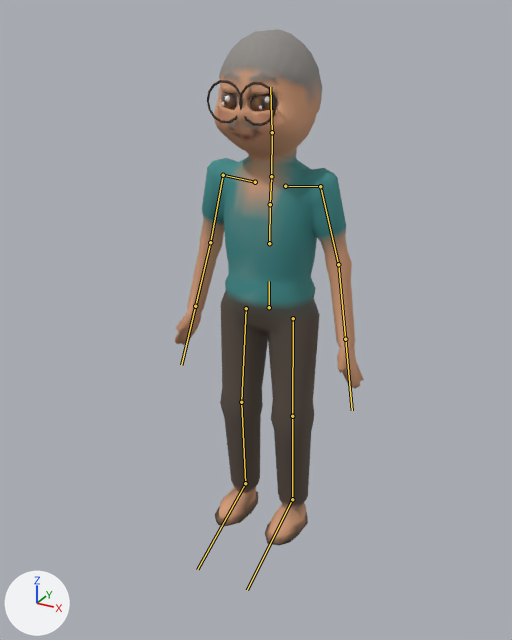
The glTF model assets/models/nguoi/chutu.glb: old version first, new version second.
One viewpoint serves both versions: a 50 mm camera at (0.961, -1.833, 1.66) aimed at (0.028, -0.138, 0.812). Every picture has the same lights, and +X, +Y and +Z are marked at lower left. The picture after the commit comes second. The bones that bend it are drawn over the model as lines.

Names of what the first picture shows: 'Nguoi_chutu'.
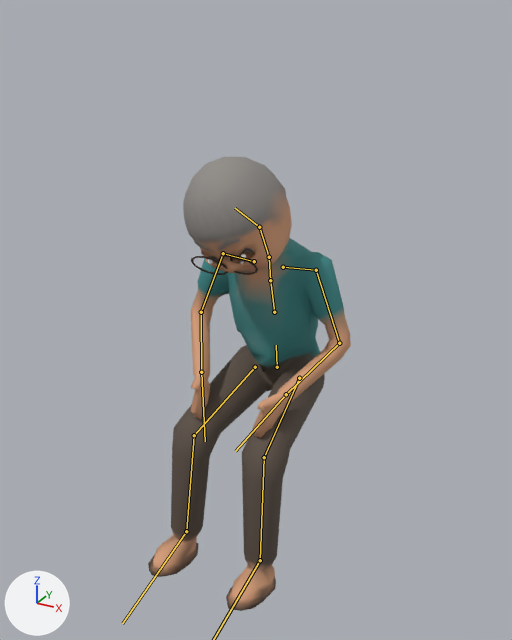
The newer file adds an action. The first version stands in its rest pose; the second is drawn at frame 1 of the action 'thuc_day'.

Location of each change, (x1, y1, x2, y2) in pixels of the pictures (512 x 640 px):
'Nguoi_chutu', posed (7% wider, 12% shorter): before (174, 29, 364, 546); after (148, 157, 351, 611)
bone 'hips', root to tip: before (269, 307) to (269, 281); after (277, 367) to (276, 345)
bone 'spine', root to tip: before (269, 243) to (270, 204); after (274, 312) to (270, 280)
bone 'chest', root to tip: before (270, 204) to (271, 177); after (270, 280) to (269, 257)
bone 'upperarm.L', root to tip: before (320, 186) to (338, 264); after (316, 270) to (339, 343)
bone 'forearm.L', root to tip: before (338, 264) to (345, 339); after (339, 343) to (286, 394)
bone 'hand.L', root to tip: before (345, 339) to (352, 410); after (286, 394) to (235, 451)
bone 'upperarm.R', root to tip: before (223, 175) to (210, 242); after (223, 253) to (201, 312)
bone 'forearm.R', root to tip: before (210, 242) to (195, 306); after (201, 312) to (201, 372)
bone 'hand.R', root to tip: before (195, 306) to (181, 365); after (201, 372) to (205, 441)
bone 'neck', root to tip: before (271, 176) to (272, 132); after (269, 257) to (259, 227)
bone 'head', root to tip: before (272, 132) to (270, 87); after (259, 227) to (235, 208)
bone 'thigh.L', root to tip: before (293, 318) to (292, 416); after (299, 378) to (264, 457)
bone 'shin.L', root to tip: before (292, 416) to (292, 499); after (264, 457) to (260, 560)
bone 'thigh.R', root to tip: before (246, 308) to (241, 402); after (255, 367) to (194, 435)
bone 'shin.R', root to tip: before (241, 402) to (245, 483); after (194, 435) to (186, 531)
bone 'foot.R', root to tip: before (245, 483) to (197, 569); after (186, 531) to (122, 623)

What the commit changed:
Bone 'hips' (bone_hips) moves from (0.0, 0.0, 0.0) to (0.0, -0.239, -0.06).
Bone 'hips' (bone_hips) turns from (0, 0, 0) to (6, 0, 0) degrees about its own x, y and z.
Bone 'spine' (bone_spine) turns from (0, 0, 0) to (8, 0, 0) degrees about its own x, y and z.
Bone 'chest' (bone_chest) turns from (0, 0, 0) to (2, 0, 0) degrees about its own x, y and z.
Bone 'upperarm.L' (bone_upperarm_l) turns from (0, 0, 0) to (-19, -1, -7) degrees about its own x, y and z.
Bone 'forearm.L' (bone_forearm_l) turns from (0, 0, 0) to (-43, 13, 33) degrees about its own x, y and z.
Bone 'hand.L' (bone_hand_l) turns from (0, 0, 0) to (8, 0, 0) degrees about its own x, y and z.
Bone 'upperarm.R' (bone_upperarm_r) turns from (0, 0, 0) to (-19, 1, 7) degrees about its own x, y and z.
Bone 'forearm.R' (bone_forearm_r) turns from (0, 0, 0) to (-43, -13, -33) degrees about its own x, y and z.
Bone 'hand.R' (bone_hand_r) turns from (0, 0, 0) to (8, 0, 0) degrees about its own x, y and z.
Bone 'neck' (bone_neck) turns from (0, 0, 0) to (14, 0, 0) degrees about its own x, y and z.
Bone 'head' (bone_head) turns from (0, 0, 0) to (17, 3, 13) degrees about its own x, y and z.
Bone 'thigh.L' (bone_thigh_l) turns from (0, 0, 0) to (-75, -5, -6) degrees about its own x, y and z.
Bone 'shin.L' (bone_shin_l) turns from (0, 0, 0) to (58, -3, 6) degrees about its own x, y and z.
Bone 'foot.L' (bone_foot_l) turns from (0, 0, 0) to (-3, 0, 1) degrees about its own x, y and z.
Bone 'thigh.R' (bone_thigh_r) turns from (0, 0, 0) to (-75, 5, 6) degrees about its own x, y and z.
Bone 'shin.R' (bone_shin_r) turns from (0, 0, 0) to (58, 3, -6) degrees about its own x, y and z.
Bone 'foot.R' (bone_foot_r) turns from (0, 0, 0) to (-3, 0, -1) degrees about its own x, y and z.
